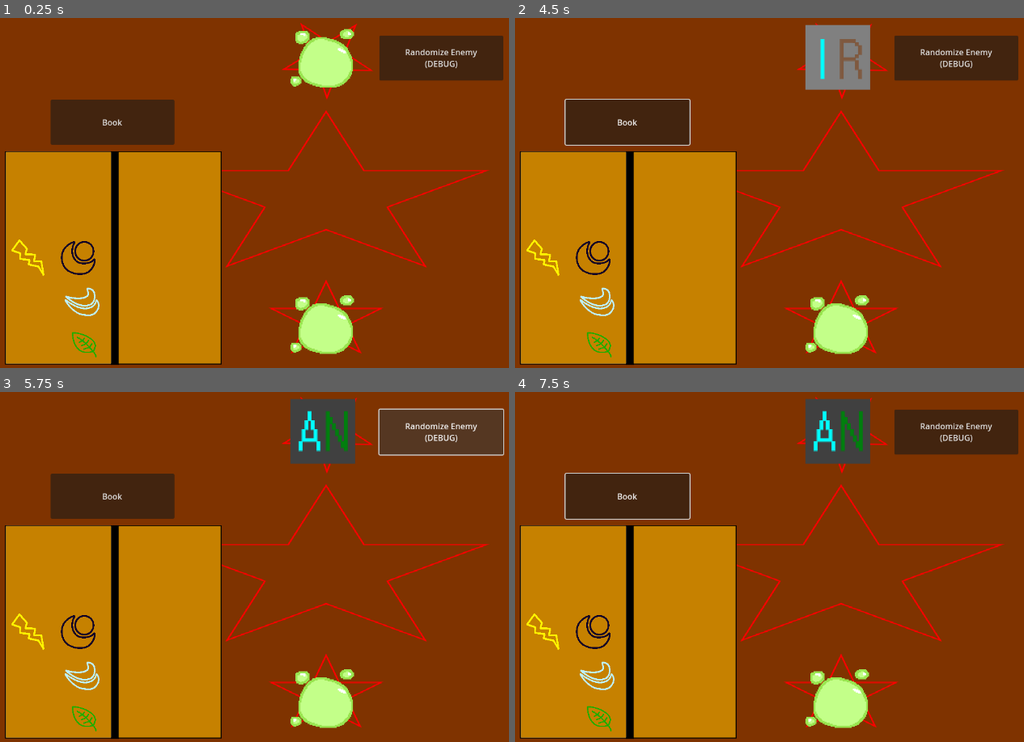
Above: before the commit, frames 1-4 (two rows, left to right).
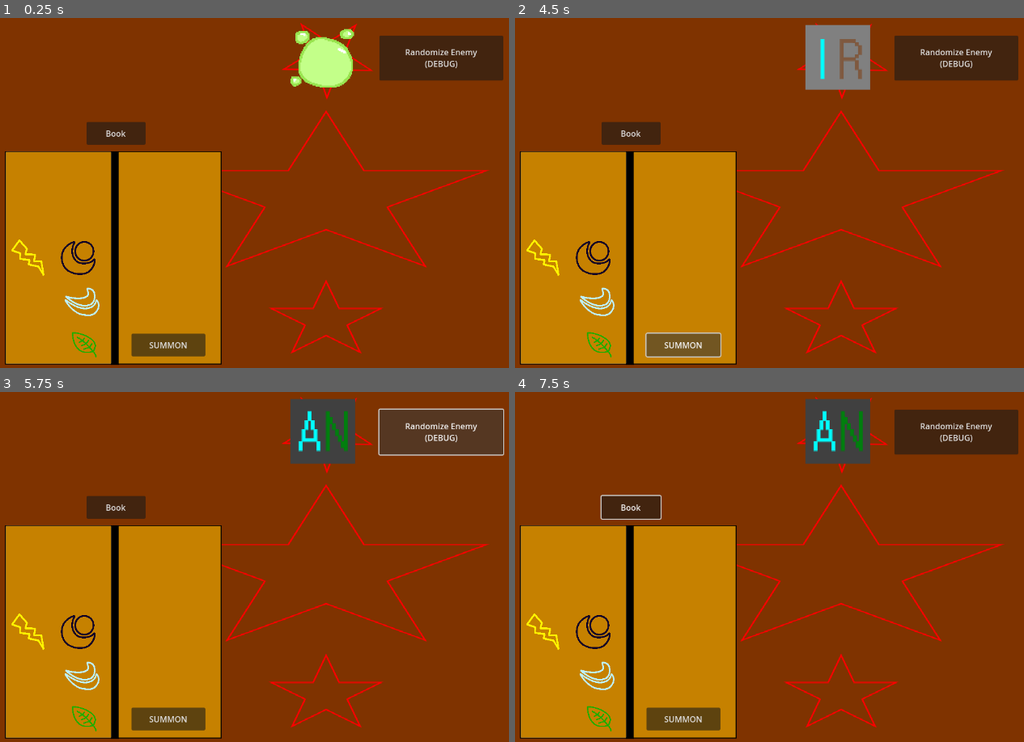
Above: after the commit, the same moments.

Repository: DigiDuncan/DPNJam1
Game: Godot game, scene res://main.tscn
Two runs of this game, one before a commit and one after it. Both use one fixed random seed, a clock stepped at 60 frames per second and the inputs below.
Inputs (mouse positions are in pixels of both pictures, inside the frame that each line leads up to):
- Up to frame 1 (0.25 s): no input
- Up to frame 2 (4.5 s): click (682, 343) at 0.5 s, where only the run after the commit has a clickable "SUMMON"; click "Book" at 1.25 s; click "Randomize Enemy (DEBUG)" at 2 s; click "Randomize Enemy (DEBUG)" at 2.75 s; click "Book" at 3.5 s; click (682, 343) at 4.25 s, where only the run after the commit has a clickable "SUMMON"
- Up to frame 3 (5.75 s): click "Randomize Enemy (DEBUG)" at 5 s
- Up to frame 4 (7.5 s): click (682, 717) at 5.75 s, where only the run after the commit has a clickable "SUMMON"; click "Book" at 6.5 s; tap Enter at 7.25 s; move the mouse to (983, 542) at 7.27 s; click (983, 542) at 7.42 s

The runs differ from the first frame. In frame 1, 4.9% of the frame differs, in the area x 9-70%, y 23-97%; in frame 2, 5.2%; in frame 3, 4.9%; in frame 4, 5.1%.

Commit message:
added summon button (not functional)

Diff:
--- a/main.tscn
+++ b/main.tscn
@@ -128,6 +128,13 @@
 tooltip_text = "Nature"
 texture = ExtResource("14_ukgwx")
 
+[node name="SummonButton" type="Button" parent="Book"]
+offset_left = 50.0
+offset_top = 171.0
+offset_right = 196.0
+offset_bottom = 216.0
+text = "SUMMON"
+
 [node name="Monsters" type="Node2D" parent="."]
 
 [node name="EnemyMonster" type="Sprite2D" parent="Monsters"]
@@ -140,6 +147,7 @@
 script = ExtResource("14_x2cdo")
 
 [node name="AllyMonster" type="Sprite2D" parent="Monsters"]
+visible = false
 texture_filter = 1
 position = Vector2(638, 632)
 scale = Vector2(2, 2)
@@ -157,9 +165,9 @@
 (DEBUG)"
 
 [node name="BookButton" type="Button" parent="."]
-offset_left = 100.0
-offset_top = 189.0
-offset_right = 345.0
+offset_left = 171.0
+offset_top = 233.0
+offset_right = 288.0
 offset_bottom = 278.0
 text = "Book"
 
